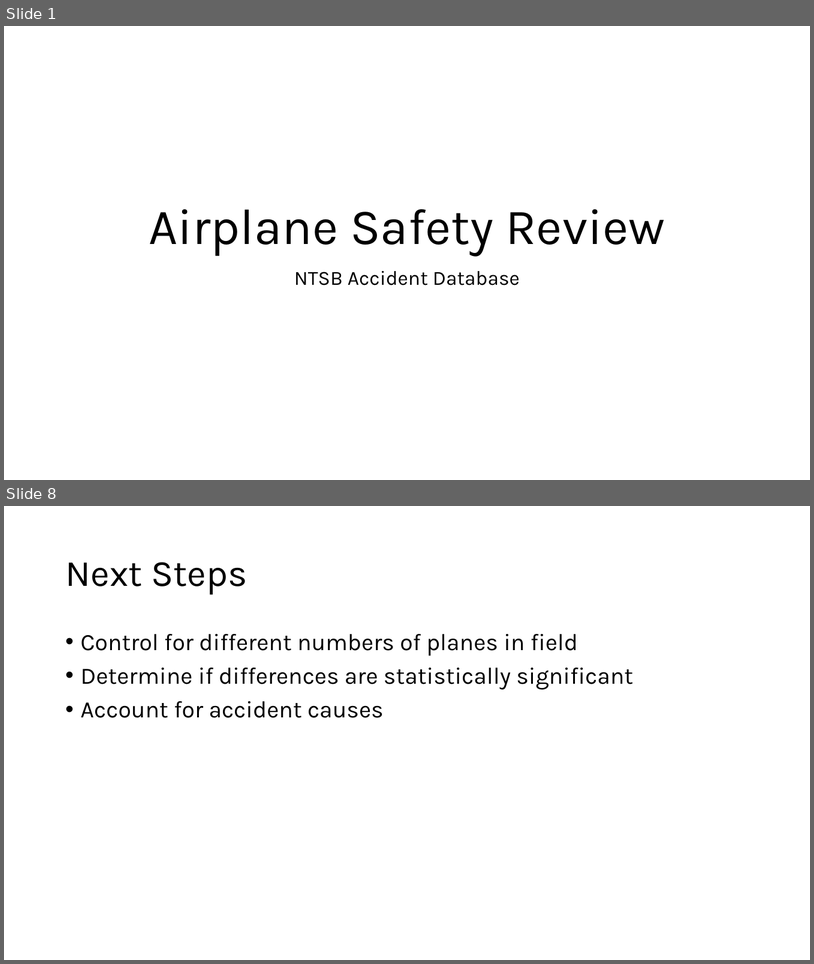
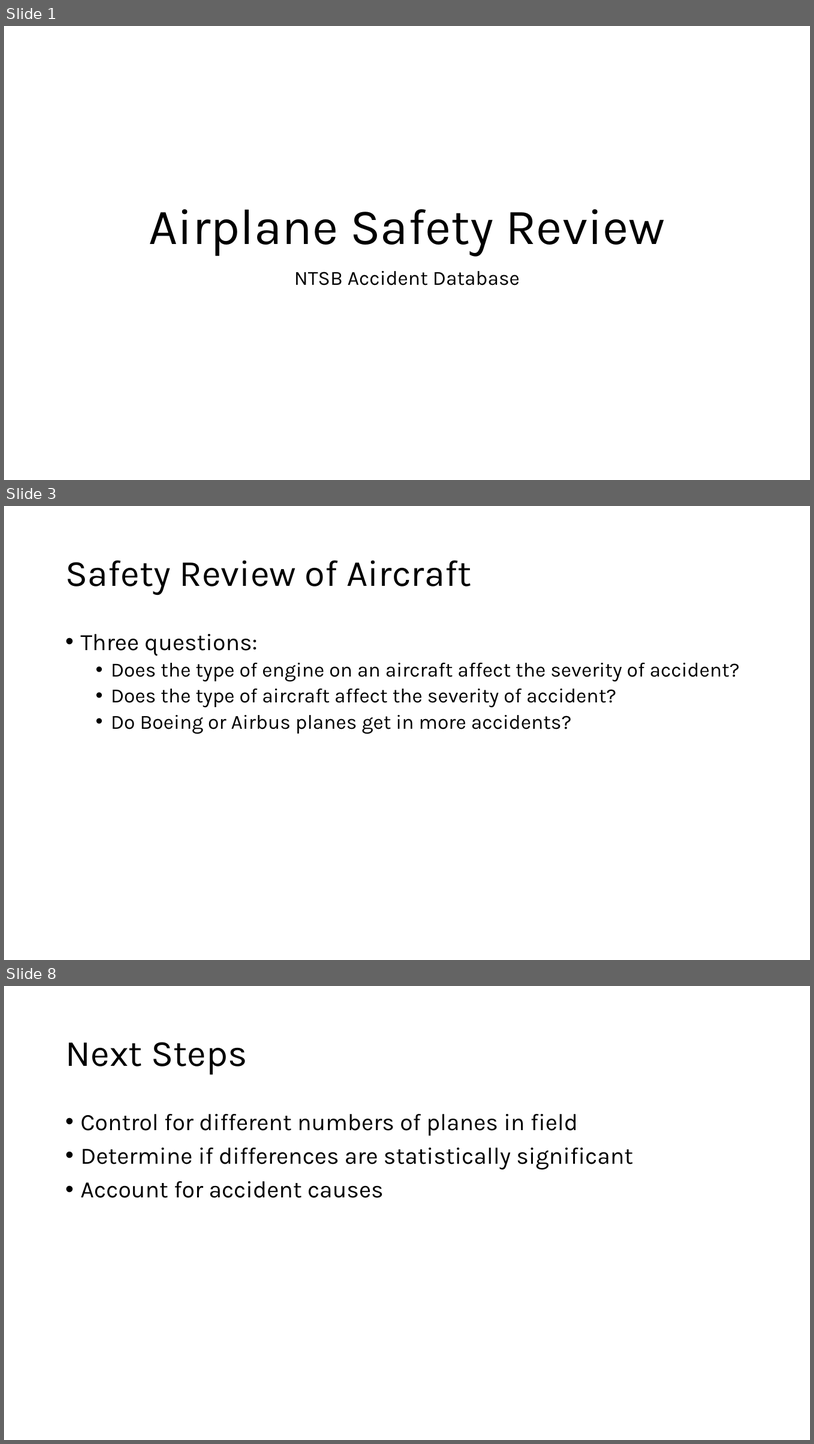
Before and after one commit to jgoett2/AirplaneRecommendations, a slide deck: Presentation.pptx. Shown one above the other, each under a label of ours: slides 1 and 8 before the commit, slides 1, 3 and 8 after it; the slides between them are not shown. The pictures are 814x964 and 814x1444 pixels, drawn with LibreOffice and Linux fonts; fonts in the diff are those of the drawing. Boxes give left, top, right and bottom in pixels: in the first picture for what was removed or moved away, otherwise in the second. Text is boxed around its words. In the diff, an @@ line names an element or a change of style, - is before the commit and + after.

```diff
--- a/Presentation.pptx
+++ b/Presentation.pptx
@@ slide 3 added at (x1=4, y1=506, x2=810, y2=960), background #FFFFFF @@
@@ title added at (x1=65, y1=560, x2=471, y2=595), 44 pt, text #000000 @@
+Safety Review of Aircraft
@@ text added at (x1=81, y1=634, x2=740, y2=734), 24 pt, text #000000 @@
+• Three questions:
+  • Does the type of engine on an aircraft affect the severity of accident?
+  • Does the type of aircraft affect the severity of accident?
+  • Do Boeing or Airbus planes get in more accidents?
```
Also in this commit, not shown: 2 slides changed, 3 other slides added, 4 slides removed, 1 other file.
